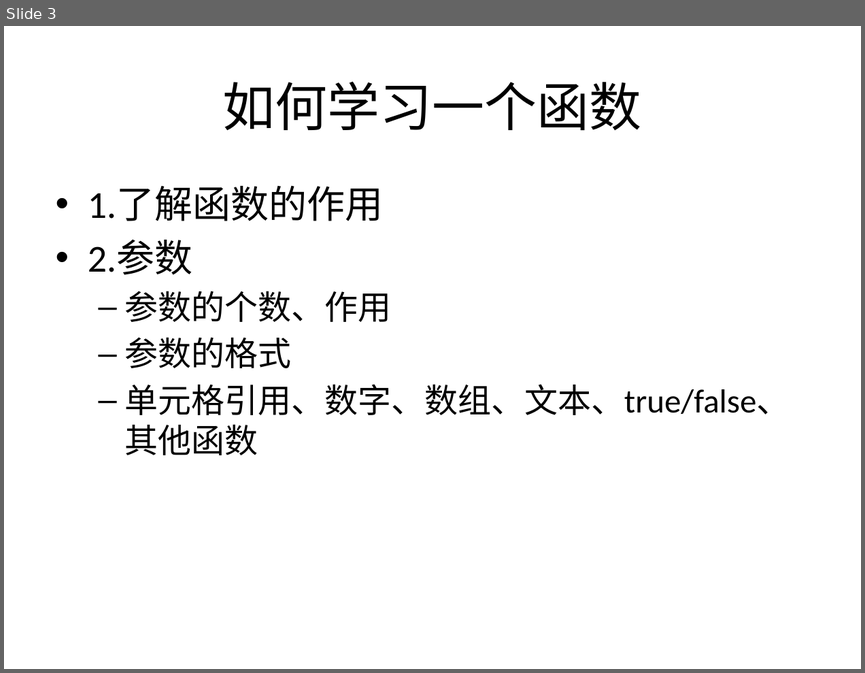
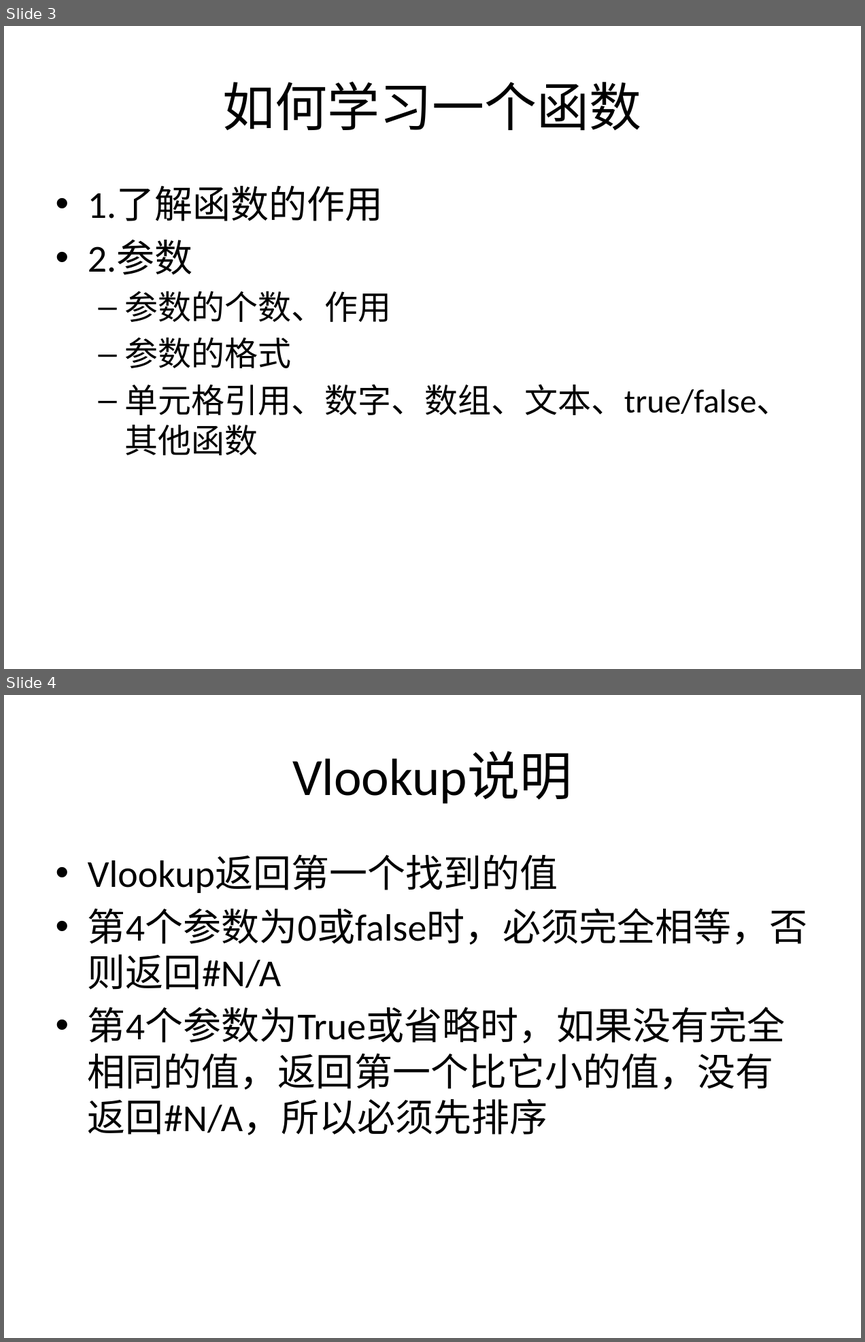
Before and after one commit to sans123wx/class, a slide deck: 第4章excel/公式和函数/第4章.pptx. Shown one above the other, each under a label of ours: slide 3 before the commit, slides 3 and 4 after it. The pictures are 865x673 and 865x1342 pixels, drawn with LibreOffice and Linux fonts; fonts in the diff are those of the drawing. Boxes give left, top, right and bottom in pixels: in the first picture for what was removed or moved away, otherwise in the second. Text is boxed around its words. In the diff, an @@ line names an element or a change of style, - is before the commit and + after.

```diff
--- a/第4章excel/公式和函数/第4章.pptx
+++ b/第4章excel/公式和函数/第4章.pptx
@@ slide 4 added at [4,695,861,1338], background #FFFFFF @@
@@ title added at [292,751,572,804], 44 pt, text #000000 @@
+Vlookup说明
@@ text added at [88,855,808,1135], 32 pt, text #000000 @@
+• Vlookup返回第一个找到的值
+• 第4个参数为0或false时，必须完全相等，否则返回#N/A
+• 第4个参数为True或省略时，如果没有完全相同的值，返回第一个比它小的值，没有返回#N/A，所以必须先排序
```
Also in this commit, not shown: 6 other files.
